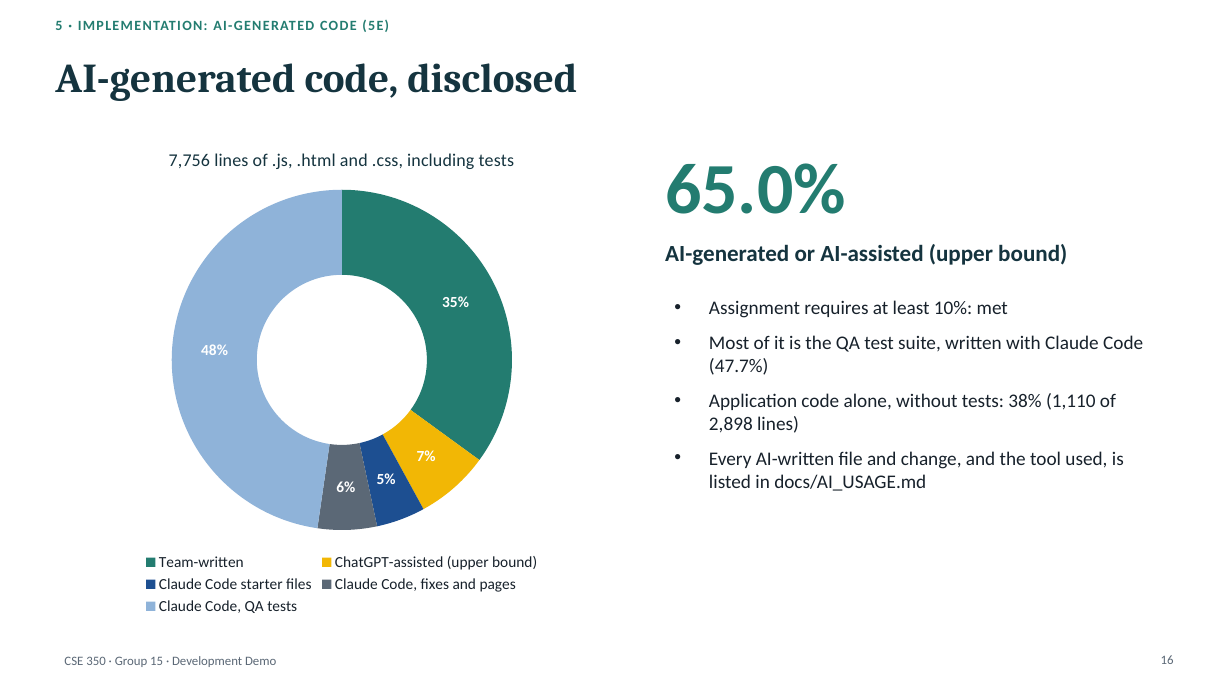
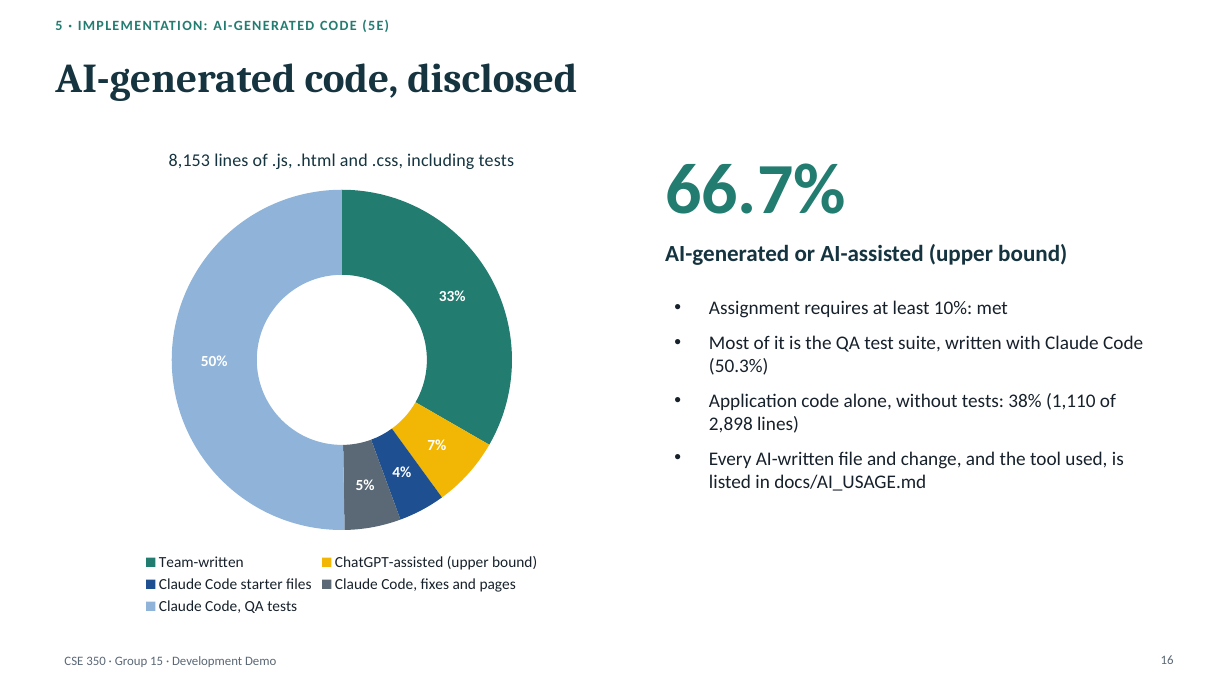
Before and after one commit to a0merr/University-Food-Pantry-CSE-350-, a slide deck: slide 16 of docs/presentation/CSE350_Demo_Deck_DRAFT.pptx. Drawn at 1232x693 pixels with LibreOffice and Linux fonts; fonts in the diff are those of the drawing. Boxes give left, top, right and bottom in pixels: in the first picture for what was removed or moved away, otherwise in the second. Text is boxed around its words. In the diff, an @@ line names an element or a change of style, - is before the commit and + after.

```diff
--- a/docs/presentation/CSE350_Demo_Deck_DRAFT.pptx
+++ b/docs/presentation/CSE350_Demo_Deck_DRAFT.pptx
@@ doughnut chart at (55, 129, 628, 619) @@
@@ title "7,756 lines of .js, .html and .css, including tests" to "8,153 lines of .js, .html and .css, including tests" @@
-Series 1: 35, 7, 5, 6, 48
+Series 1: 33, 7, 4, 5, 50
@@ text at (665, 163, 846, 214): text changed @@
-65.0%
+66.7%
@@ text at (709, 335, 1143, 375): text changed @@
-• Most of it is the QA test suite, written with Claude Code (47.7%)
+• Most of it is the QA test suite, written with Claude Code (50.3%)
```
Also in this commit, not shown: 3 other slides changed, 5 other files.
